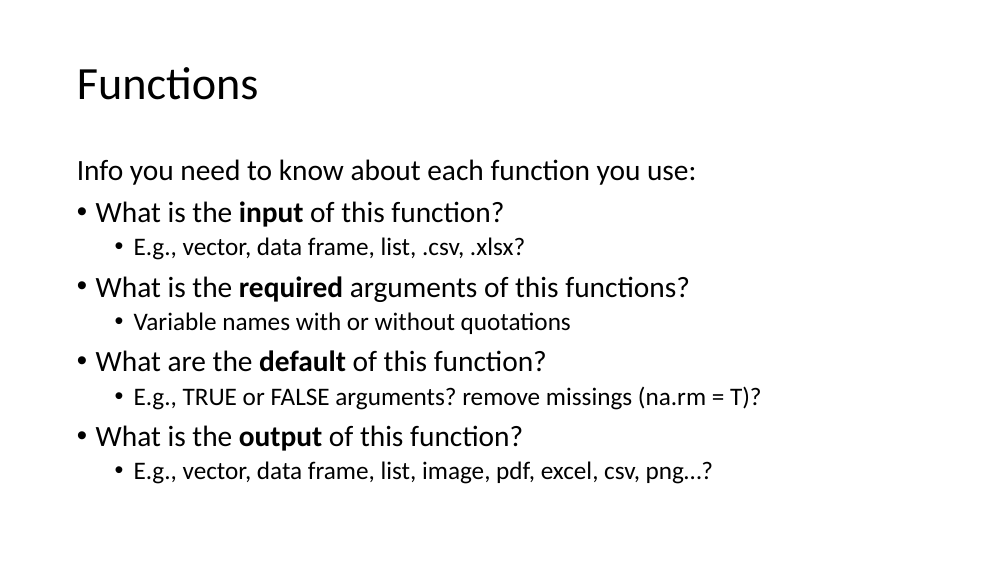
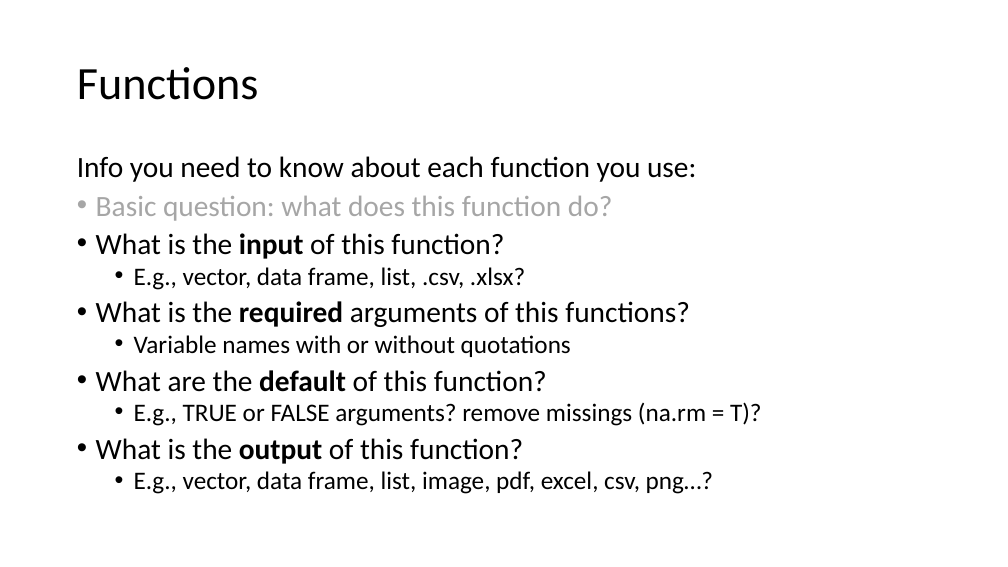
Before and after one commit to ruampimentel/SPSS_to_R, a slide deck: slide 18 of Slides - Data Cleaning.pptx (slide 12 before the commit). Drawn at 1008x567 pixels with LibreOffice and Linux fonts; fonts in the diff are those of the drawing. Boxes give left, top, right and bottom in pixels: in the first picture for what was removed or moved away, otherwise in the second. Text is boxed around its words. In the diff, an @@ line names an element or a change of style, - is before the commit and + after.

```diff
--- a/Slides - Data Cleaning.pptx
+++ b/Slides - Data Cleaning.pptx
@@ text at [77, 156, 762, 494]: line spacing 0.9 to 0.8 @@
@@ text at [96, 196, 612, 221]: paragraph added @@
+• Basic question: what does this function do?
```
Also in this commit, not shown: 8 other slides changed, 13 slides added, 2 slides removed, 14 other files.
